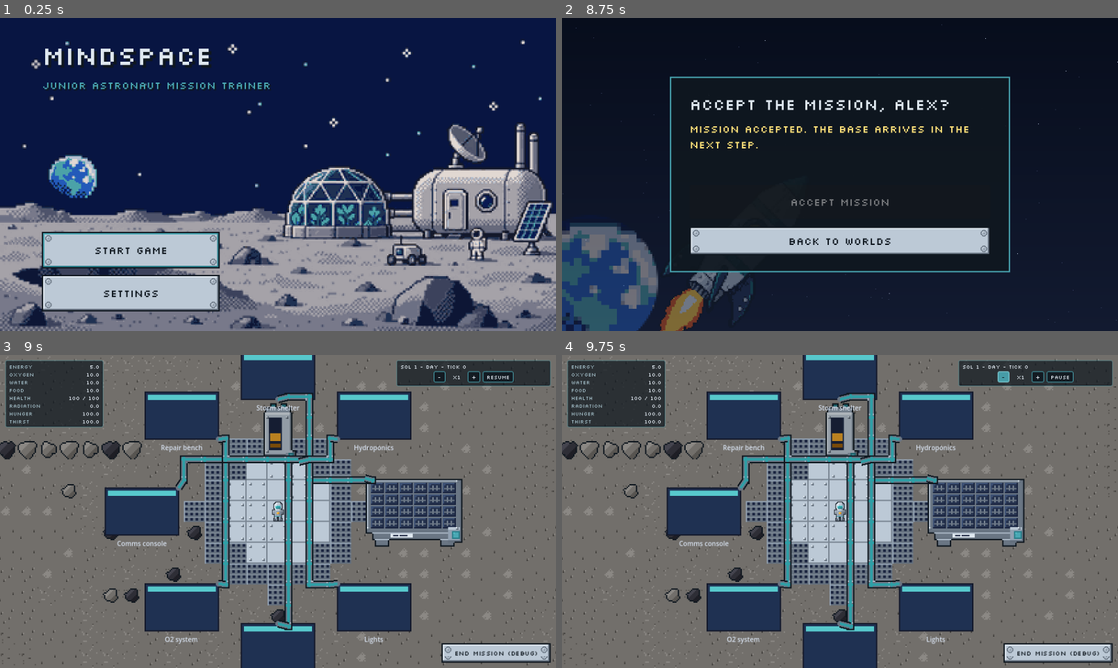
Above: before the commit, frames 1-4 (two rows, left to right).
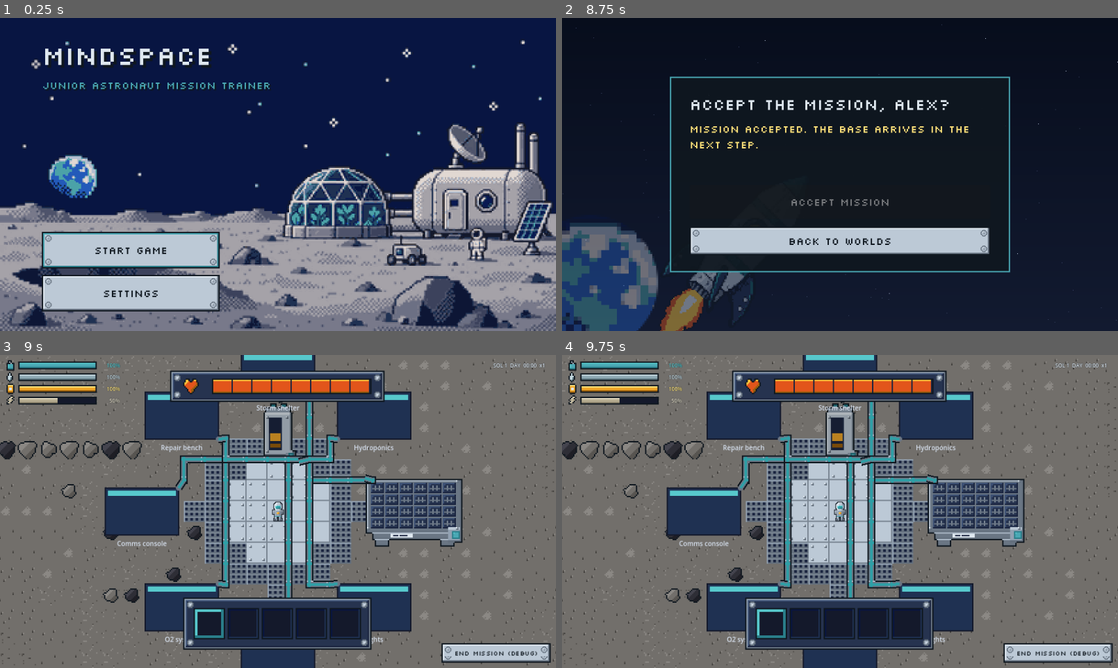
Above: after the commit, the same moments.

Repository: Aurora-Moorealis/MindSpace
Game: Godot game, scene res://scenes/welcome/welcome.tscn
Same seed, same stepped clock (60 frames per second), same inputs: the game is played once before the commit and once after it.
Inputs (mouse positions are in pixels of both pictures, inside the frame that each line leads up to):
- Up to frame 1 (0.25 s): no input
- Up to frame 2 (8.75 s): click "Start game" at 0.5 s; click (695, 130) at 1.27 s; type "Alex" at 1.35 s; click "Create world" at 2 s; click "Skip" at 2.75 s; click "Continue" at 3.5 s; click "Continue" at 4.25 s; tap Enter at 5, 6.5, 6.6 s; move the mouse to (962, 158) at 5.02 s; hold D (move_right) 5.03-5.75 s; hold E (interact) 5.03-5.75 s; click (962, 158) at 5.17 s; tap Space (pause) at 5.75 s; drag from (728, 190) to (812, 237) at 5.77 s; move the mouse to (895, 105) at 6.52 s; hold D (move_right) 6.53-7.25 s; hold E (interact) 6.53-7.25 s; click "Accept mission" at 7.25 s; click "Accept mission" at 8 s
- Up to frame 3 (9 s): click "Back to worlds" at 8.75 s
- Up to frame 4 (9.75 s): click (1001, 376) at 9.5 s, where only the run before the commit has a clickable "-"

Frames 1-2 are identical in both runs. In frame 3, 14% of the frame differs, in the area x 1-99%, y 1-95%; in frame 4, 14%.

Commit message:
feat(hud): mount the hotbar HUD in the playable run
run_ui now instances scenes/ui/hud.tscn instead of game_hud.tscn: health bar on top, resource strip on the top left, Sun text on the top right and the hotbar at the bottom. run_ui no longer needs the astronaut binding.

The speed/pause controls, interaction prompt, event banners and comms notice are deferred: game-hud drops those requirements in this change and game_hud/ stays in the tree unused.

Archives the add-hotbar-inventory change and syncs the hud, inventory and game-hud specs.

Diff:
--- a/game/scenes/ui/run_ui.gd
+++ b/game/scenes/ui/run_ui.gd
@@ -7,10 +7,6 @@
 ## script owns the transitions around them (end of the run, restart, back to
 ## the menu) and the debug control that forces the run to end.
 
-## Astronaut of the playable scene that feeds the HUD interaction prompt.
-@export var astronaut_path: NodePath = ^"../Astronaut"
-
-@onready var _hud: GameHud = $GameHud
 @onready var _debug_button: Button = $DebugEndButton
 ## Typed as Control because evaluation.gd declares no class_name; its public
 ## API (present/hide_summary) and its signals are resolved at runtime.
@@ -18,10 +14,6 @@
 
 
 func _ready() -> void:
-	var astronaut: Astronaut = get_node_or_null(astronaut_path) as Astronaut
-	if astronaut == null:
-		push_error("RunUi: no Astronaut at '%s'." % String(astronaut_path))
-	_hud.bind_astronaut(astronaut)
 	GameSim.game_over.connect(_on_game_over)
 	GameSim.game_reset.connect(_on_game_reset)
 	_evaluation.restart_requested.connect(_on_restart_requested)
--- a/game/scenes/ui/run_ui.tscn
+++ b/game/scenes/ui/run_ui.tscn
@@ -1,7 +1,7 @@
 [gd_scene load_steps=7 format=3]
 
 [ext_resource type="Script" path="res://scenes/ui/run_ui.gd" id="1_script"]
-[ext_resource type="PackedScene" path="res://scenes/ui/game_hud/game_hud.tscn" id="2_hud"]
+[ext_resource type="PackedScene" path="res://scenes/ui/hud.tscn" id="2_hud"]
 [ext_resource type="PackedScene" path="res://scenes/ui/machine_panel/machine_panel.tscn" id="3_panel"]
 [ext_resource type="Script" path="res://scenes/ui/machine_panel/machine_panel_controller.gd" id="4_controller"]
 [ext_resource type="PackedScene" path="res://scenes/evaluation/evaluation.tscn" id="5_evaluation"]
@@ -10,7 +10,7 @@
 [node name="RunUi" type="CanvasLayer"]
 script = ExtResource("1_script")
 
-[node name="GameHud" parent="." instance=ExtResource("2_hud")]
+[node name="Hud" parent="." instance=ExtResource("2_hud")]
 
 [node name="DebugEndButton" type="Button" parent="."]
 visible = false
Not shown, added: openspec/changes/archive/2026-11-15-add-hotbar-inventory/design.md
Not shown, added: openspec/changes/archive/2026-11-15-add-hotbar-inventory/proposal.md
Not shown, added: openspec/changes/archive/2026-11-15-add-hotbar-inventory/specs/game-hud/spec.md
Not shown, added: openspec/changes/archive/2026-11-15-add-hotbar-inventory/specs/hud/spec.md
Not shown, added: openspec/changes/archive/2026-11-15-add-hotbar-inventory/specs/inventory/spec.md
Not shown, added: openspec/changes/archive/2026-11-15-add-hotbar-inventory/tasks.md
Not shown, changed: openspec/specs/game-hud/spec.md
Not shown, added: openspec/specs/hud/spec.md
Not shown, added: openspec/specs/inventory/spec.md
